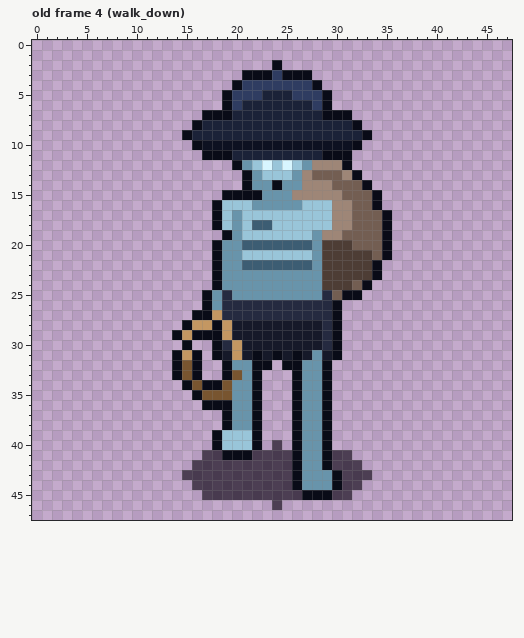
Pixel-art file -- cliente_Godot/assets/sprites/silbon.aseprite. Above: the version before the commit.
48x48 pixels, 32 frames. Colours within 5 levels of each other are drawn and written as one. Shown: old frame 4 (walk_down). The commit also changed other frames, which this record leaves out.
And afterwards:
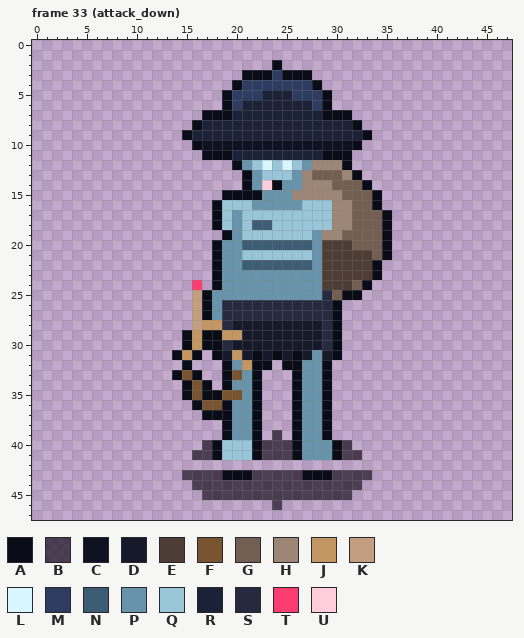
Palette (. is transparent): A #090b17  B #150d1caf  C #0d1121  D #161929  E #4d3d35  F #785530  G #735e52  H #9e8677  J #c49762  K #c39e80  L #d8f6ff  M #2f3c61  N #3c5d73  P #6894ab  Q #99c5d9  R #1b2238  S #252a40  T #ff366cf0  U #ffcddc
A new or re-ordered frame is compared with the old frame closest to it.
Change:
frames 32 -> 68
Changed rows in their new state; - is an unchanged pixel.
Frame 33 (attack_down) is new; against old frame 4 (walk_down):
first column x 23:
14 U
first column x 14:
24 --T----------------
25 --K--P-------------
26 --K----------------
27 --K-P--------------
28 -.K-JS-------------
29 .AJ---J------------
30 --JA--D------------
32 .A.----J-----------
34 ----.A-------------
35 -AFAA-F------------
36 --AFF--------------
37 ---AA--------------
39 ----.APP--B--------
40 ---B-----B-B---PAB-
41 --B-AQQQA------PA-B
42 --.................
43 -----AAA----BAAAB--
44 ------------BBBBB--
45 -------------BBB---
